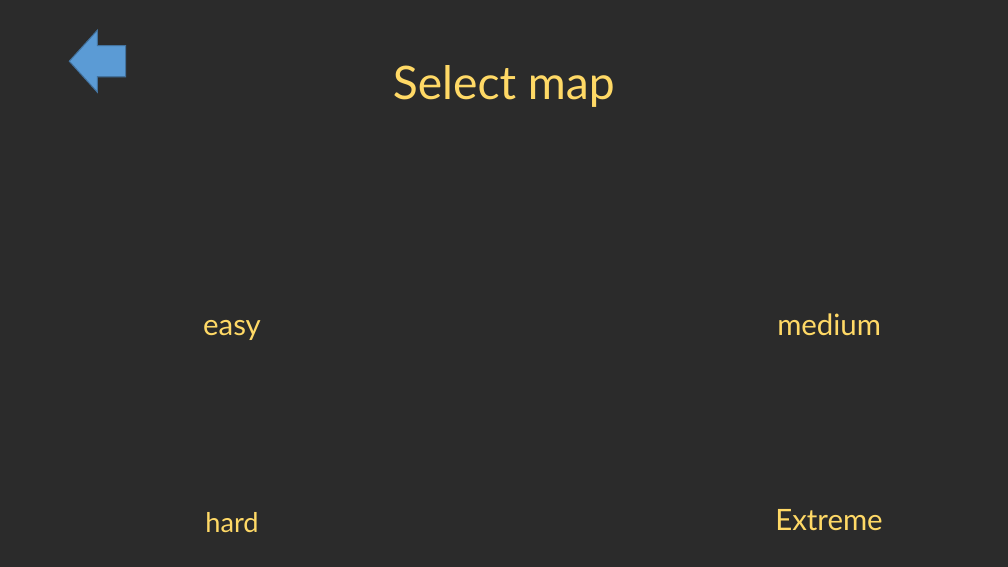
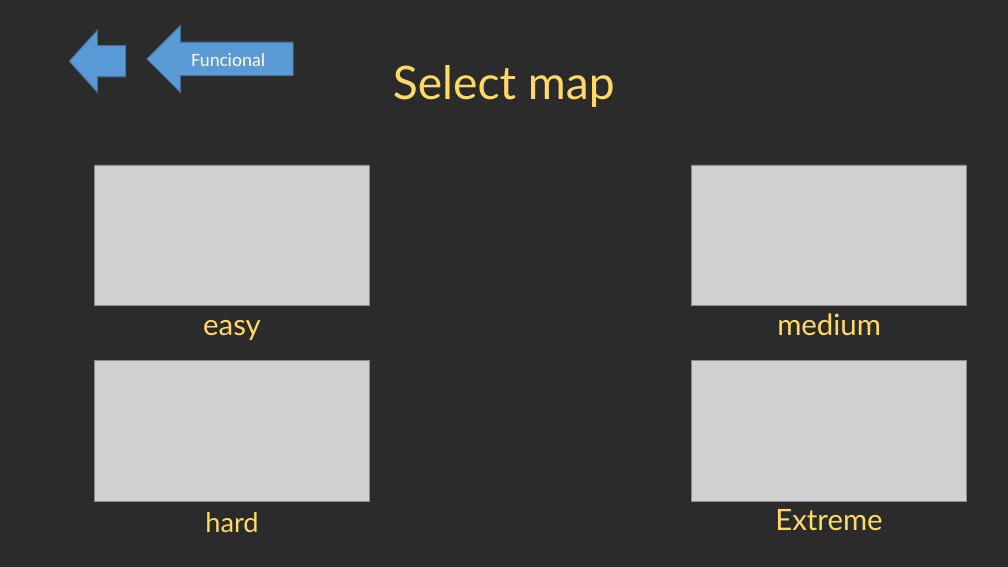
Before and after one commit to alfhh/MadDevs, a slide deck: slide 3 of Docs/StarwarsTD.pptx. Drawn at 1008x567 pixels with LibreOffice and Linux fonts; fonts in the diff are those of the drawing; grey boxes stand for pictures; background and template pictures are left out; a plain dark background stands for a picture behind light text. Boxes give left, top, right and bottom in pixels: in the first picture for what was removed or moved away, otherwise in the second. Text is boxed around its words. In the diff, an @@ line names an element or a change of style, - is before the commit and + after.

```diff
--- a/Docs/StarwarsTD.pptx
+++ b/Docs/StarwarsTD.pptx
@@ left arrow added at (x1=147, y1=26, x2=293, y2=92), fill #5B9BD5, outline #43739E 1 pt, 18 pt, text #FFFFFF @@
+Funcional
@@ picture added at (x1=95, y1=165, x2=370, y2=306) @@
@@ picture added at (x1=692, y1=165, x2=967, y2=306) @@
@@ picture added at (x1=95, y1=360, x2=370, y2=501) @@
@@ picture added at (x1=692, y1=360, x2=967, y2=501) @@
```
Also in this commit, not shown: 2 other slides changed, 3 slides added, 5 slides removed, 1 other file.
